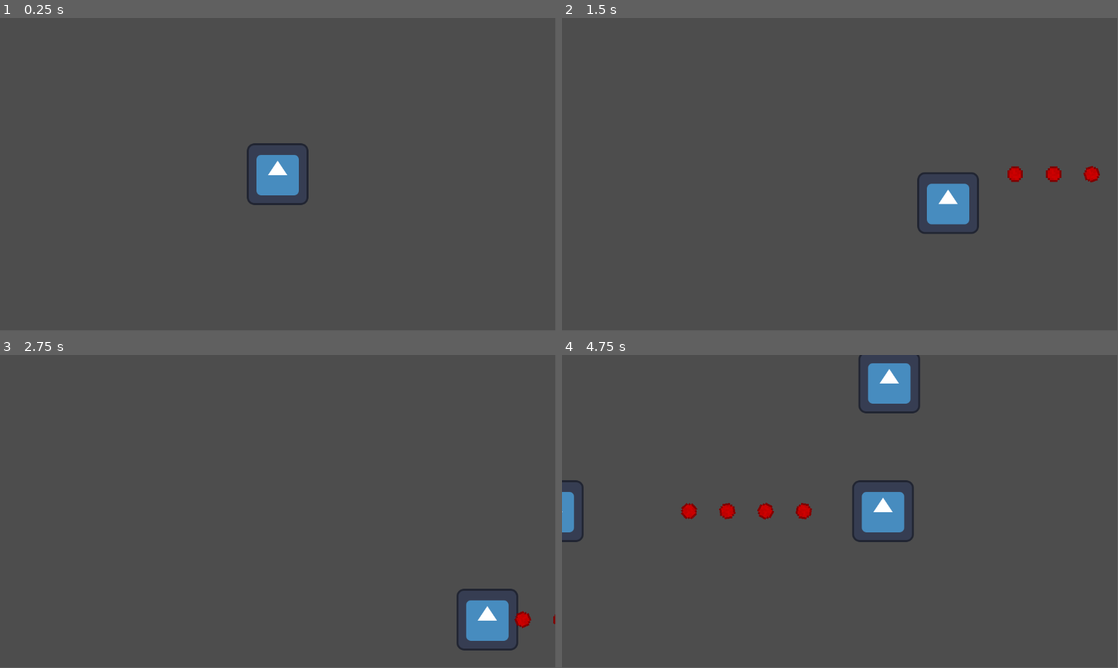
Above: before the commit, frames 1-4 (two rows, left to right).
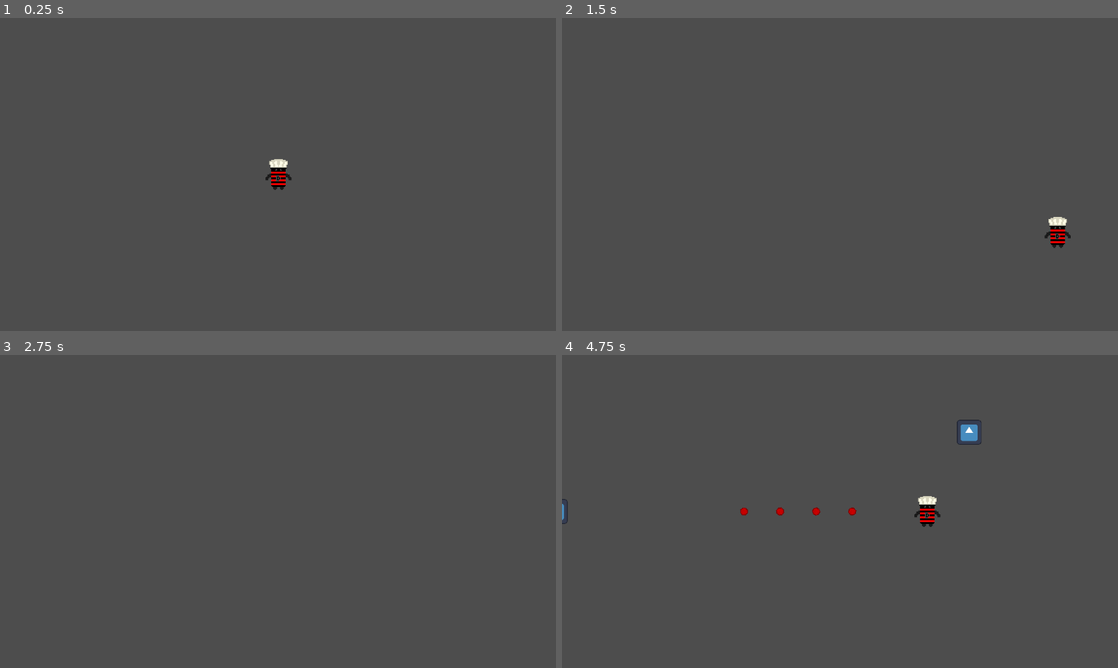
Above: after the commit, the same moments.

Repository: Fr4n0lan/CRC-Pizzeria-Game
Game: Godot game, scene res://scenes/main.tscn
Two runs of this game, one before a commit and one after it. Both use one fixed random seed, a clock stepped at 60 frames per second and the inputs below. The engine's default icon, where the game draws it, is replaced by a stand-in: a white triangle on a blue panel in a dark square.
Inputs:
- Up to frame 1 (0.25 s): no input
- Up to frame 2 (1.5 s): tap Enter at 0.5 s; hold D (move_right) 0.53-1.28 s; hold Space (shoot) 0.53-1.28 s; hold S (move_down) from 1.28 s (still down); tap Space (shoot) at 1.35 s
- Up to frame 3 (2.75 s): release S (move_down) at 2.03 s; hold D (move_right) from 2.03 s (still down); hold Space (shoot) from 2.03 s (still down)
- Up to frame 4 (4.75 s): release D (move_right) at 2.78 s; release Space (shoot) at 2.78 s; hold W (move_up) 2.78-3.53 s; tap Space (shoot) at 2.85, 4.35 s; hold Space (shoot) 3.53-4.28 s; hold A (move_left) from 3.53 s (still down)
In our replay, the window is 799x449 before the commit and 800x450 after it. These sizes can differ from the game's own. Grey fills any space a smaller window leaves; there, only what the larger window draws over its background counts as a difference.

The runs differ from the first frame. In frame 1, 1.2% of the frame differs, in the area x 44-56%, y 40-60%; in frame 2, 1.9%; in frame 3, 1.4%; in frame 4, 3.9%, in the area x 0-76%, y 0-60%.

Commit message:
Added WIP sprite to player

Diff:
--- a/project.godot
+++ b/project.godot
@@ -14,6 +14,11 @@
 run/main_scene="res://scenes/main.tscn"
 config/features=PackedStringArray("4.3", "Forward Plus")
 config/icon="res://icon.svg"
+
+[display]
+
+window/stretch/mode="viewport"
+window/stretch/aspect="expand"
 
 [dotnet]
 
--- a/scenes/enemy.tscn
+++ b/scenes/enemy.tscn
@@ -7,6 +7,7 @@
 radius = 56.0357
 
 [node name="Enemy" type="CharacterBody2D"]
+scale = Vector2(0.2, 0.2)
 collision_layer = 8
 collision_mask = 12
 script = ExtResource("1_e25j0")
--- a/scenes/main.tscn
+++ b/scenes/main.tscn
@@ -8,19 +8,20 @@
 [node name="Player" parent="." groups=["player"] instance=ExtResource("1_75yoy")]
 
 [node name="Camera2D" type="Camera2D" parent="."]
+zoom = Vector2(2, 2)
 
 [node name="GameManager" parent="." instance=ExtResource("2_lcpsc")]
 
 [node name="Spawners" type="Node" parent="."]
 
 [node name="spawner1" type="Node2D" parent="Spawners"]
-position = Vector2(650, 0)
+position = Vector2(350, 0)
 
 [node name="spawner2" type="Node2D" parent="Spawners"]
-position = Vector2(-650, 0)
+position = Vector2(-350, 0)
 
 [node name="spawner3" type="Node2D" parent="Spawners"]
-position = Vector2(0, -439)
+position = Vector2(0, -220)
 
 [node name="spawner4" type="Node2D" parent="Spawners"]
-position = Vector2(0, 439)
+position = Vector2(0, 220)
--- a/scenes/player.tscn
+++ b/scenes/player.tscn
@@ -1,21 +1,118 @@
-[gd_scene load_steps=5 format=3 uid="uid://eoxgef8maino"]
+[gd_scene load_steps=17 format=3 uid="uid://eoxgef8maino"]
 
-[ext_resource type="Texture2D" uid="uid://b2og7s2c31hvc" path="res://icon.svg" id="1_81s8j"]
 [ext_resource type="Script" path="res://scripts/player.gd" id="1_yps8l"]
+[ext_resource type="Texture2D" uid="uid://bnlpt0stsnyny" path="res://assets/Droide.png" id="2_h1a4m"]
+
+[sub_resource type="AtlasTexture" id="AtlasTexture_r428y"]
+atlas = ExtResource("2_h1a4m")
+region = Rect2(0, 0, 32, 32)
+
+[sub_resource type="AtlasTexture" id="AtlasTexture_gogky"]
+atlas = ExtResource("2_h1a4m")
+region = Rect2(32, 0, 32, 32)
+
+[sub_resource type="AtlasTexture" id="AtlasTexture_7uiyb"]
+atlas = ExtResource("2_h1a4m")
+region = Rect2(64, 0, 32, 32)
+
+[sub_resource type="AtlasTexture" id="AtlasTexture_5kkok"]
+atlas = ExtResource("2_h1a4m")
+region = Rect2(96, 0, 32, 32)
+
+[sub_resource type="AtlasTexture" id="AtlasTexture_pwsdn"]
+atlas = ExtResource("2_h1a4m")
+region = Rect2(96, 64, 32, 32)
+
+[sub_resource type="AtlasTexture" id="AtlasTexture_wr8nb"]
+atlas = ExtResource("2_h1a4m")
+region = Rect2(64, 64, 32, 32)
+
+[sub_resource type="AtlasTexture" id="AtlasTexture_oou5d"]
+atlas = ExtResource("2_h1a4m")
+region = Rect2(32, 64, 32, 32)
+
+[sub_resource type="AtlasTexture" id="AtlasTexture_fpk2j"]
+atlas = ExtResource("2_h1a4m")
+region = Rect2(0, 64, 32, 32)
+
+[sub_resource type="AtlasTexture" id="AtlasTexture_3s3rr"]
+atlas = ExtResource("2_h1a4m")
+region = Rect2(0, 32, 32, 32)
+
+[sub_resource type="AtlasTexture" id="AtlasTexture_b0rc3"]
+atlas = ExtResource("2_h1a4m")
+region = Rect2(32, 32, 32, 32)
+
+[sub_resource type="AtlasTexture" id="AtlasTexture_teobq"]
+atlas = ExtResource("2_h1a4m")
+region = Rect2(64, 32, 32, 32)
+
+[sub_resource type="AtlasTexture" id="AtlasTexture_3efpm"]
+atlas = ExtResource("2_h1a4m")
+region = Rect2(96, 32, 32, 32)
 
 [sub_resource type="SpriteFrames" id="SpriteFrames_kdihu"]
 animations = [{
 "frames": [{
 "duration": 1.0,
-"texture": ExtResource("1_81s8j")
+"texture": SubResource("AtlasTexture_r428y")
+}, {
+"duration": 1.0,
+"texture": SubResource("AtlasTexture_gogky")
+}, {
+"duration": 1.0,
+"texture": SubResource("AtlasTexture_7uiyb")
+}, {
+"duration": 1.0,
+"texture": SubResource("AtlasTexture_5kkok")
 }],
 "loop": true,
-"name": &"default",
+"name": &"move_down",
+"speed": 4.0
+}, {
+"frames": [{
+"duration": 1.0,
+"texture": SubResource("AtlasTexture_pwsdn")
+}, {
+"duration": 1.0,
+"texture": SubResource("AtlasTexture_wr8nb")
+}, {
+"duration": 1.0,
+"texture": SubResource("AtlasTexture_oou5d")
+}, {
+"duration": 1.0,
+"texture": SubResource("AtlasTexture_fpk2j")
+}],
+"loop": true,
+"name": &"move_left",
+"speed": 5.0
+}, {
+"frames": [{
+"duration": 1.0,
+"texture": SubResource("AtlasTexture_3s3rr")
+}, {
+"duration": 1.0,
+"texture": SubResource("AtlasTexture_b0rc3")
+}, {
+"duration": 1.0,
+"texture": SubResource("AtlasTexture_teobq")
+}, {
+"duration": 1.0,
+"texture": SubResource("AtlasTexture_3efpm")
+}],
+"loop": true,
+"name": &"move_right",
+"speed": 4.0
+}, {
+"frames": [],
+"loop": true,
+"name": &"move_up",
 "speed": 5.0
 }]
 
-[sub_resource type="CircleShape2D" id="CircleShape2D_32j07"]
-radius = 56.0357
+[sub_resource type="CapsuleShape2D" id="CapsuleShape2D_k5voq"]
+radius = 6.0
+height = 24.0
 
 [node name="Player" type="CharacterBody2D"]
 collision_mask = 5
@@ -23,9 +120,10 @@
 
 [node name="AnimatedSprite2D" type="AnimatedSprite2D" parent="."]
 sprite_frames = SubResource("SpriteFrames_kdihu")
+animation = &"move_down"
 
 [node name="CollisionShape2D" type="CollisionShape2D" parent="."]
-shape = SubResource("CircleShape2D_32j07")
+shape = SubResource("CapsuleShape2D_k5voq")
 
 [node name="ShootTimer" type="Timer" parent="."]
 wait_time = 0.2
--- a/scenes/projectile.tscn
+++ b/scenes/projectile.tscn
@@ -17,3 +17,9 @@
 [node name="CollisionShape2D" type="CollisionShape2D" parent="."]
 texture_filter = 1
 shape = SubResource("CircleShape2D_l55li")
+
+[node name="DestroyTimer" type="Timer" parent="."]
+wait_time = 4.0
+one_shot = true
+
+[connection signal="timeout" from="DestroyTimer" to="." method="_on_destroy_timer_timeout"]
--- a/scripts/projectile.gd
+++ b/scripts/projectile.gd
@@ -1,17 +1,17 @@
 extends CharacterBody2D
 class_name Projectile
 
-@export var SPEED = 160.0
+@export var SPEED = 460.0
 @onready var sprite2d = $Sprite2D
-var rotDir
+@onready var destroyTimer = $DestroyTimer
+var rotDir: int
 
 # Called when the node enters the scene tree for the first time.
 func _ready() -> void:
 	rotDir = ((randi()%2)*2-1)
+	destroyTimer.start()
 
 func _physics_process(delta: float) -> void:
-	scale = Vector2(4, 4)
-
 	if randi_range(1, 2) == 1:
 		sprite2d.rotation += 10 * delta * rotDir
 	else:
@@ -25,3 +25,7 @@
 		if collider is Enemy:
 			collider.hit()
 			queue_free()
+
+
+func _on_destroy_timer_timeout() -> void:
+	queue_free()
Binary file added: assets/Droide.png
Not shown, added: assets/Droide.png.import
